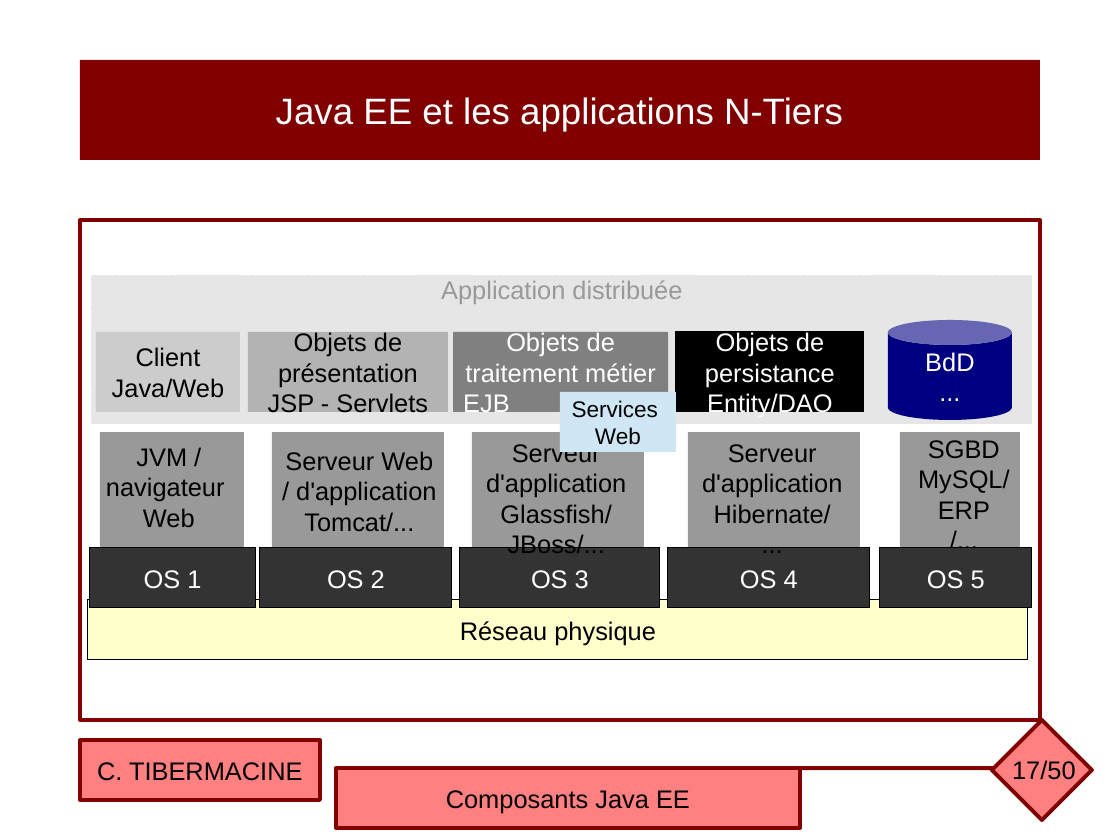
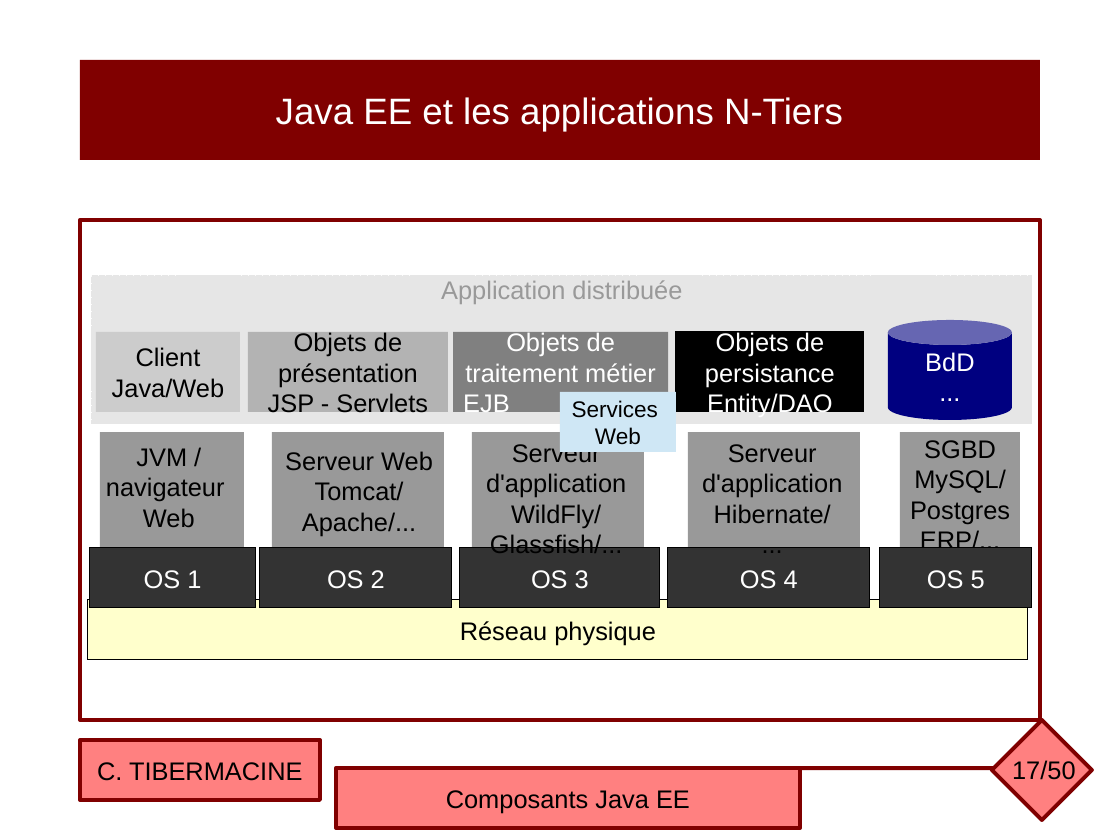
Before and after one commit to ctiber/composants, a slide deck: slide 17 of cours/cours1.odp. Drawn at 1120x840 pixels with LibreOffice and Linux fonts; fonts in the diff are those of the drawing. Boxes give left, top, right and bottom in pixels: in the first picture for what was removed or moved away, otherwise in the second. Text is boxed around its words. In the diff, an @@ line names an element or a change of style, - is before the commit and + after.

```diff
--- a/cours/cours1.odp
+++ b/cours/cours1.odp
@@ text "SGBD": place and size @@
-text "SGBD" at <box>918,440,1010,519</box>
+text "SGBD" at <box>910,440,1010,555</box>
@@ text at <box>302,481,416,536</box>: text changed @@
-/ d'application
-Tomcat/...
+Tomcat/
+Apache/...
@@ text at <box>490,504,623,553</box>: text changed @@
-Glassfish/
-JBoss/...
+WildFly/
+Glassfish/...
@@ text at <box>910,501,1010,555</box>: text changed @@
-ERP
-/...
+Postgres
+ERP/...
```
Also in this commit, not shown: 21 other slides changed, 1 slide added, 1 slide removed, 1 other file.
